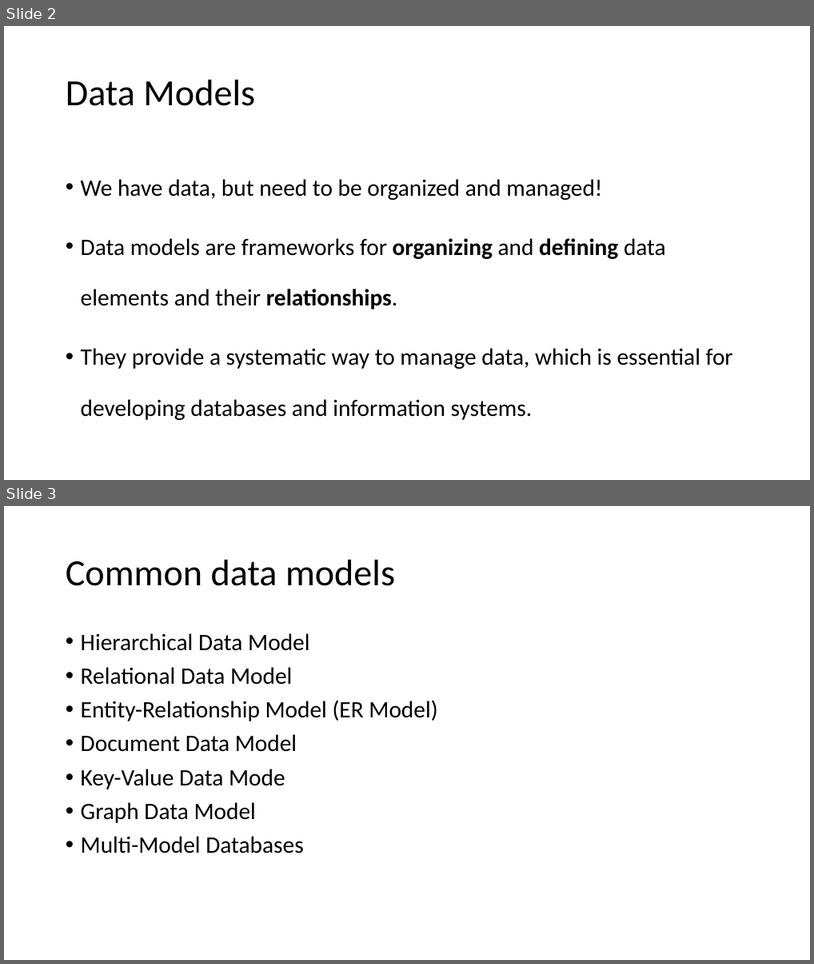
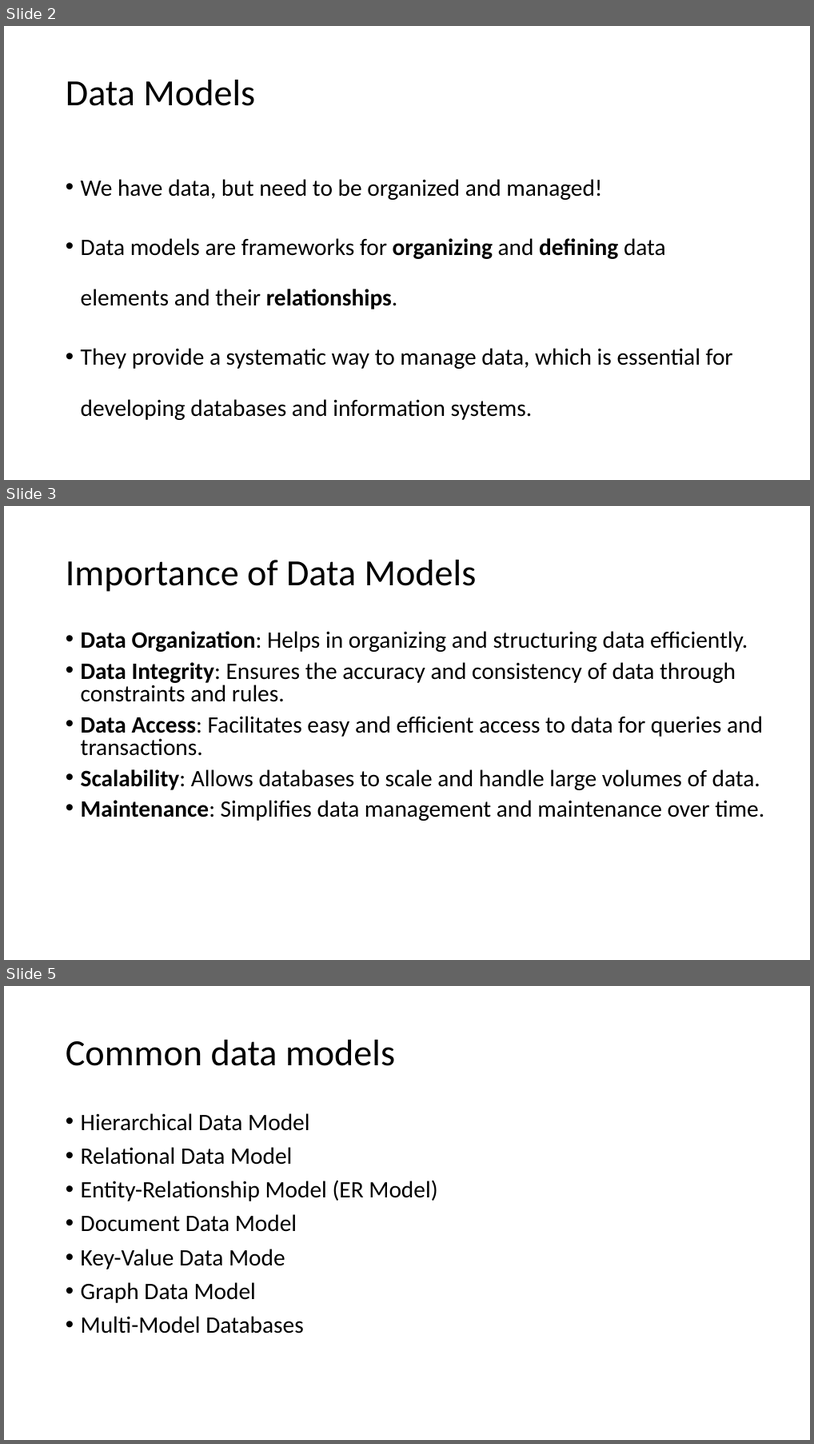
Before and after one commit to motazsaad/Exploratory-Analysis-of-Big-Data, a slide deck: PPT slides/02 EDABDC - Data Models - part 1.pptx. Shown one above the other, each under a label of ours: slides 2 and 3 before the commit, slides 2, 3 and 5 after it; the slides between them are not shown. The pictures are 814x964 and 814x1444 pixels, drawn with LibreOffice and Linux fonts; fonts in the diff are those of the drawing. Boxes give left, top, right and bottom in pixels: in the first picture for what was removed or moved away, otherwise in the second. Text is boxed around its words. In the diff, an @@ line names an element or a change of style, - is before the commit and + after.

```diff
--- a/PPT slides/02 EDABDC - Data Models - part 1.pptx
+++ b/PPT slides/02 EDABDC - Data Models - part 1.pptx
@@ slide 3 added at [4, 506, 810, 960], background #FFFFFF @@
@@ title added at [66, 560, 477, 592], 44 pt, text #000000 @@
+Importance of Data Models
@@ text added at [81, 631, 765, 820], 28 pt, text #000000 @@
+• Data Organization: Helps in organizing and structuring data efficiently.
+• Data Integrity: Ensures the accuracy and consistency of data through constraints and rules.
+• Data Access: Facilitates easy and efficient access to data for queries and transactions.
+• Scalability: Allows databases to scale and handle large volumes of data.
+• Maintenance: Simplifies data management and maintenance over time.
@@ what was slide 3 is now slide 5 @@
```
Also in this commit, not shown: 1 other slide added, 2 other files.
